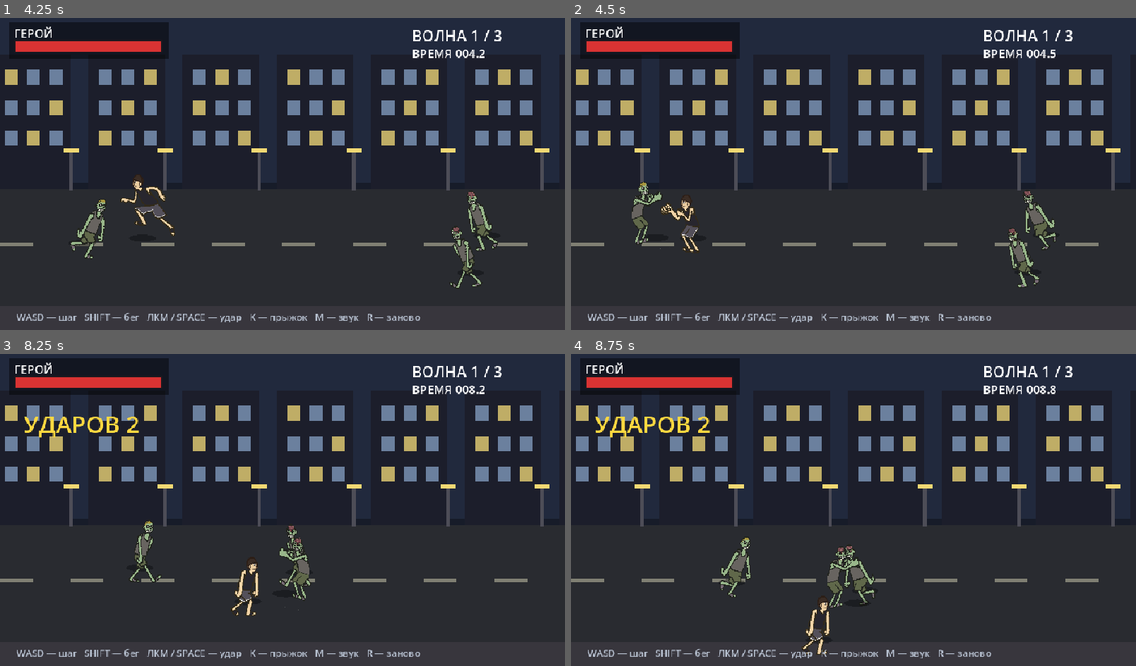
Above: before the commit, frames 1-4 (two rows, left to right).
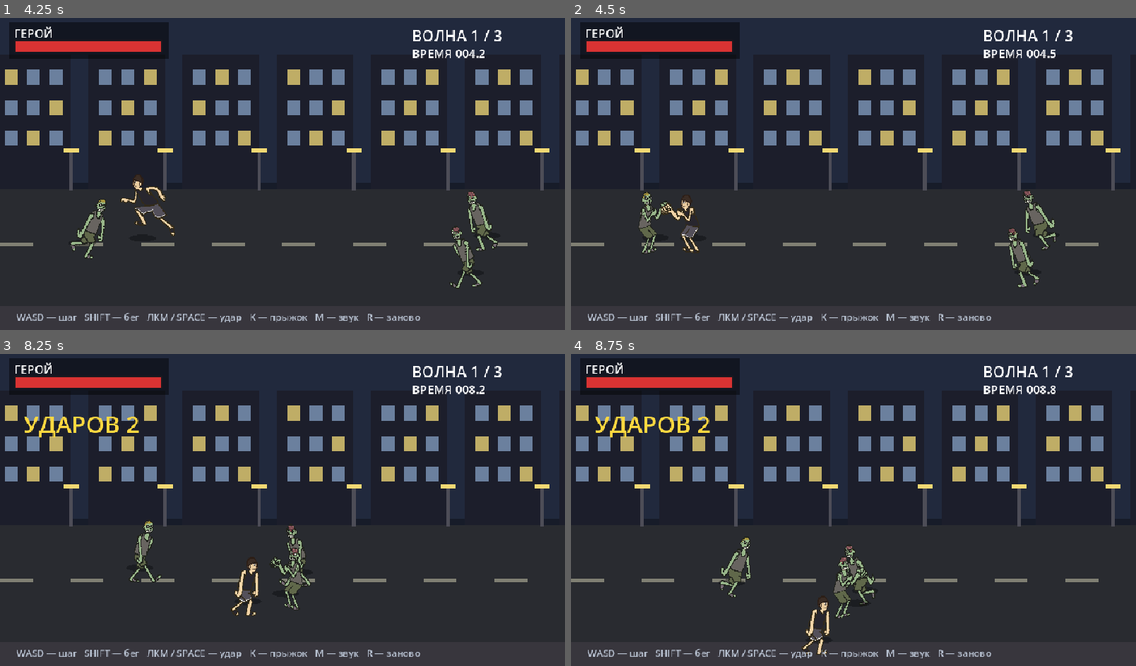
Above: after the commit, the same moments.

Repository: Kirtus228/zombie-beat
Game: Godot game, scene res://main.tscn
The game is run twice, just before and just after one commit, with the same random seed, the same clock (stepped at 60 frames per second) and the same inputs. Sound files missing from this copy of the repository are replaced by a short silence.
Inputs (mouse positions are in pixels of both pictures, inside the frame that each line leads up to):
- Up to frame 1 (4.25 s): tap Enter at 0.5 s; move the mouse to (406, 155) at 0.52 s; hold D (move_right) 0.53-1.28 s; click (406, 155) at 0.6 s; tap K (jump) at 0.77, 1.52, 3.02, 3.77 s; move the mouse to (169, 186) at 1.27 s; hold S (move_down) 1.28-2.03 s; tap Shift (run) at 1.35 s; move the mouse to (339, 102) at 2.02 s; hold D (move_right) 2.03-2.78 s; tap Space at 2.1 s; move the mouse to (254, 236) at 2.77 s; hold W (move_up) 2.78-3.53 s; click (254, 236) at 2.85 s; move the mouse to (452, 217) at 3.52 s; hold A (move_left) from 3.53 s (still down); hold Shift (run) from 3.53 s (still down)
- Up to frame 2 (4.5 s): keep holding A (move_left); move the mouse to (684, 124) at 4.27 s; release Shift (run) at 4.28 s; tap Space at 4.35 s
- Up to frame 3 (8.25 s): tap K (jump) at 4.52, 6.02, 6.77, 7.52 s; move the mouse to (310, 506) at 5.02 s; release A (move_left) at 5.03 s; hold S (move_down) 5.03-5.78 s; click (310, 506) at 5.1 s; move the mouse to (197, 428) at 5.77 s; hold D (move_right) 5.78-6.53 s; tap Shift (run) at 5.85 s; move the mouse to (406, 491) at 6.52 s; hold W (move_up) 6.53-7.28 s; tap Space at 6.6 s; move the mouse to (169, 522) at 7.27 s; hold D (move_right) 7.28-8.03 s; click (169, 522) at 7.35 s; move the mouse to (339, 438) at 8.02 s; hold S (move_down) from 8.03 s (still down); hold Shift (run) from 8.03 s (still down)
- Up to frame 4 (8.75 s): keep holding S (move_down); keep holding Shift (run)

Frame 1 is identical in both runs. In frame 2, 0.4% of the frame differs, in the area x 10-18%, y 52-76%; in frame 3, 0.5%; in frame 4, 0.5%, in the area x 45-53%, y 62-85%.

Commit message:
zombies: punch animation from the pack with the fist replaced by an open claw hand (same size, same arm)

Diff:
--- a/scripts/fighter.gd
+++ b/scripts/fighter.gd
@@ -20,15 +20,15 @@
 # Кулака в этой цепочке нет ни в одном кадре.
 # Сверху-вниз добавляет не только кадр: корпус отклоняется НАЗАД на замахе и
 # падает ВПЕРЁД на ударе (PITCH_*), поэтому рука идёт дугой сверху.
-const Z_ATK_FRAMES: Array[String] = ["punch1_0", "punch1_0", "punch2_1", "punch2_1", "punch2_1", "punch2_1"]
-const Z_CONTACT_FRAME := "punch2_1"  # кадр, на котором когти достают цель
+const Z_ATK_FRAMES: Array[String] = ["punch2_1", "punch2_1", "claw_go", "claw_go", "claw_go", "punch2_1"]
+const Z_CONTACT_FRAME := "claw_go"   # кадр, на котором когти достают цель
 const Z_ATK_FPS := 10.0
 const Z_ATK_HOLD := 0.6        # длина всей анимации удара, с
 const Z_CONTACT_T := 0.2       # момент касания внутри удара: на нём включается урон
 const Z_LUNGE := 22.0          # рывок корпуса к цели, px
 const Z_PITCH_BACK := 8.0      # наклон назад на замахе, градусы
 const Z_PITCH_FRONT := 11.0    # свал вперёд на ударе, градусы
-const Z_READY_FRAME := "punch1_0"
+const Z_READY_FRAME := "punch2_1"
 const Z_WALK_FPS := 6.5             # походка зомби медленнее человеческой (у героя 12)
 const JUMP_TIME := 0.52    # прыжок: время в воздухе
 const JUMP_H := 58.0       # высота дуги прыжка, px
--- a/tools/test_controls.gd
+++ b/tools/test_controls.gd
@@ -58,7 +58,9 @@
 	ok(not airy, "в z_atk нет кадров прыжка (обе ноги на земле)")
 
 	# удар идёт сверху вниз: на замахе рука вверху, на касании — свал вниз
-	ok(String(enemy.Z_READY_FRAME) == "punch1_0", "замах — рука с раскрытой кистью вверху")
+	ok(String(enemy.Z_READY_FRAME) == "punch2_1", "замах — паковский замах с отведённой рукой")
+	ok(ResourceLoader.exists("res://assets/zombie/claw_go.png"), "кадр с раскрытыми когтями есть")
+	ok(ResourceLoader.exists("res://assets/zombie_brain/claw_go.png"), "и у зомби с мозгом тоже")
 	ok(enemy.Z_CONTACT_T > 0.0 and enemy.Z_CONTACT_T < enemy.Z_ATK_HOLD, "касание внутри удара: %.2f < %.2f" % [enemy.Z_CONTACT_T, enemy.Z_ATK_HOLD])
 	var contact_idx := int(enemy.Z_CONTACT_T * enemy.Z_ATK_FPS)
 	ok(String(enemy.Z_ATK_FRAMES[contact_idx]) == String(enemy.Z_CONTACT_FRAME), "в момент касания в кадре свал вниз (кадр %d = %s)" % [contact_idx, enemy.Z_CONTACT_FRAME])
Binary file added: assets/zombie/claw_go.png
Not shown, added: assets/zombie/claw_go.png.import
Binary file added: assets/zombie_brain/claw_go.png
Not shown, added: assets/zombie_brain/claw_go.png.import
Not shown, changed: docs/version.txt
Not shown, changed: docs/index.pck
